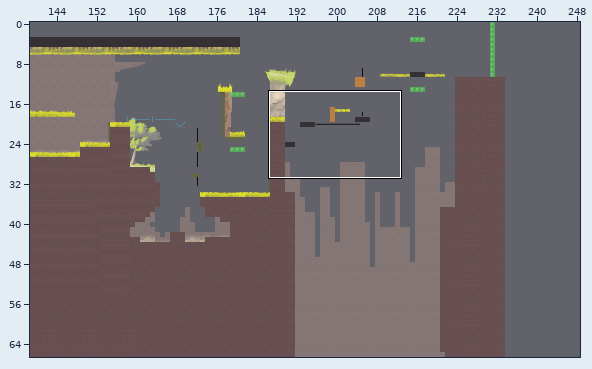
Two states of a Tiled map, assets/tilemaps/Alpha1.tmx. The picture above shows the old version from afar; the outline marks the close-up.
Close-up. The starting point:
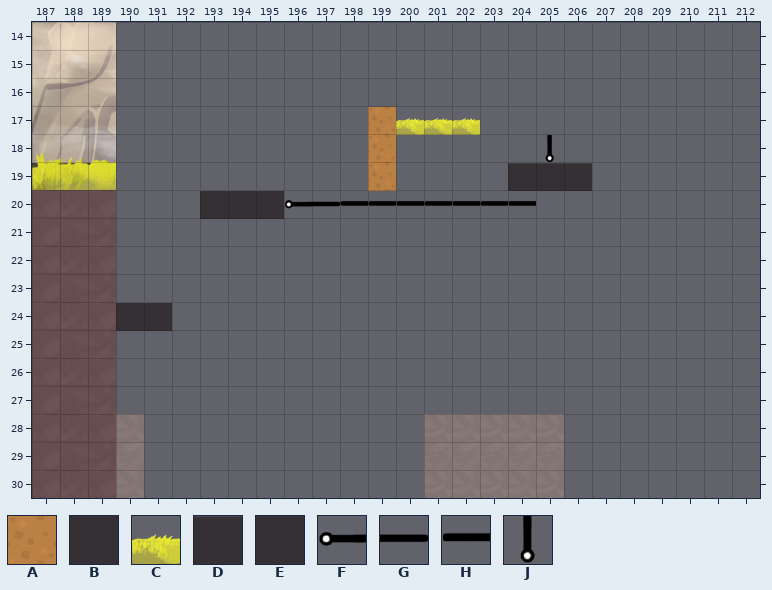
Cells are 64x64 px. Shown: x 187..212, y 14..30. The commit also changed other parts of the map, which this record leaves out.
Key: from "Alpha_test1": A 3, B 7, C 20, D 87, E 290; from "platformPack_tilesheet_LD": F 428, G 429, H 431, J 458.
_ is an empty cell.
Layers that did not change in this view are not listed.
Layer "Sol" before, first column x 187:
14 __________________________
15 __________________________
16 __________________________
17 ____________ACCC__________
18 ____________A_____J_______
19 BBB_________A____DDD______
20 BBB___BBBFGHHHHHHH________
21 BBB_______________________
22 BBB_______________________
23 BBB_______________________
24 BBBBE_____________________
25 BBB_______________________
26 BBB_______________________
27 BBB_______________________
28 BBB_______________________
29 BBB_______________________
30 BBB_______________________
After the commit:
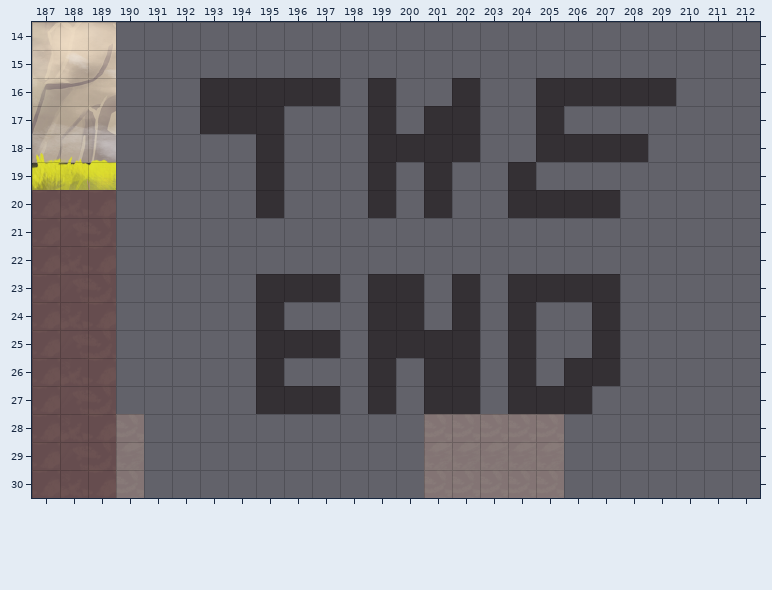
Edits made:
Layer "Sol":
The author cleared tile A in rows 17 to 19 at x 199.
The author cleared tile B in row 20 at x 193 to 195; in row 24 at x 190.
The author cleared tile C in row 17 at x 200 to 202.
The author cleared tile D in row 19 at x 205 to 206.
The author cleared tile E in row 24 at x 191.
The author cleared tile F in row 20 at x 196.
The author cleared tile G in row 20 at x 197.
The author cleared tile H in row 20 at x 198 to 204.
The author cleared tile J in row 18 at x 205.
Layer "PNJ":
The edit adds tile B in row 16 at x 193 to 197, 199, 202 and 205 to 209; in row 17 at x 193 to 195, 199, 201 to 202 and 205; in row 18 at x 195, 199 to 202 and 205 to 208; in row 19 at x 195, 199, 201 and 204; in row 20 at x 195, 199, 201 and 204 to 207; in row 23 at x 195 to 197, 199 to 200, 202 and 204 to 207.
The edit adds tile B in row 24 at x 195, 199 to 200, 202, 204 and 207; in row 25 at x 195 to 197, 199 to 202, 204 and 207; in row 26 at x 195, 199, 201 to 202, 204 and 206 to 207; in row 27 at x 195 to 197, 199, 201 to 202 and 204 to 206.
